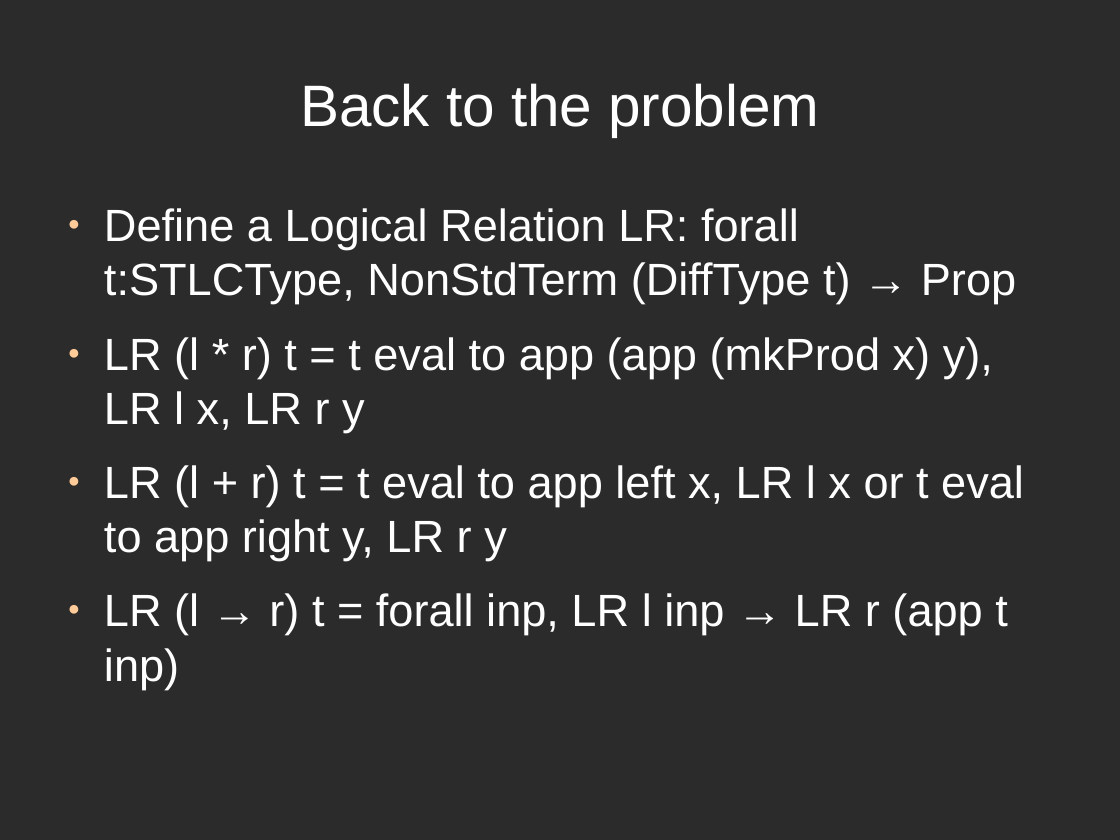
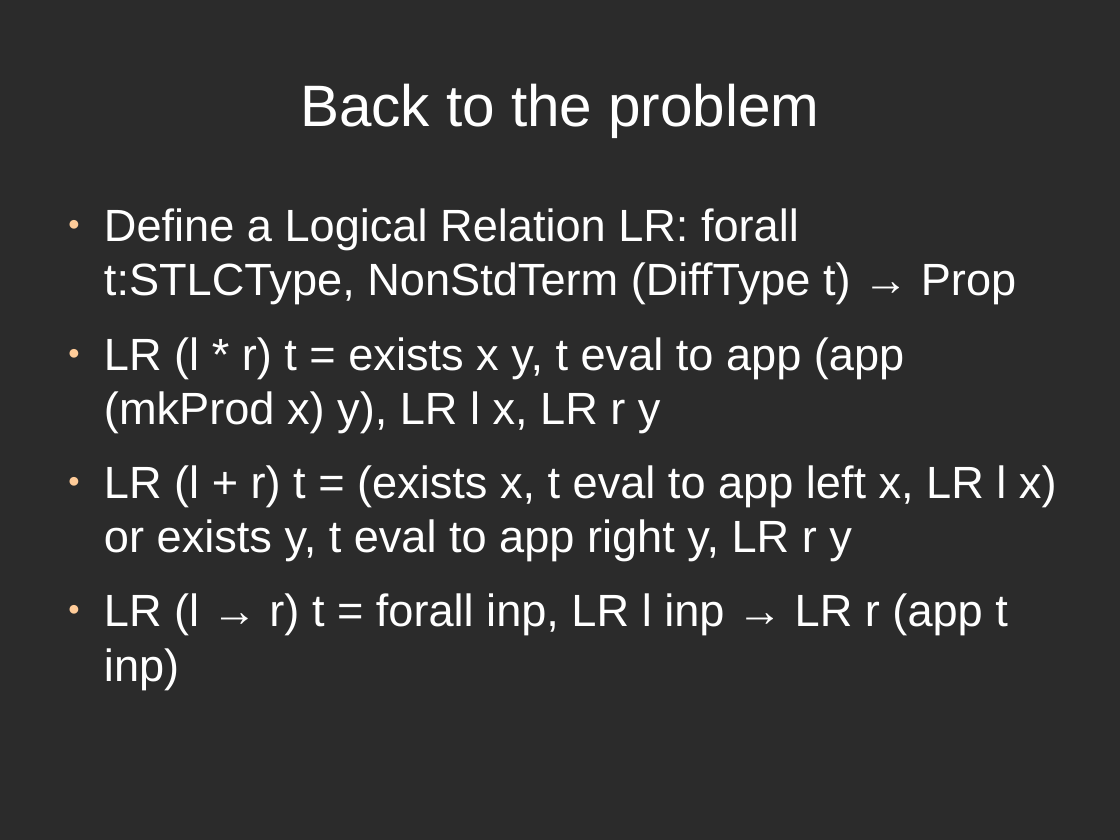
Before and after one commit to ThoughtWorksInc/DeepDarkFantasy, a slide deck: slide 13 of Talk.odp (slide 12 before the commit). Drawn at 1120x840 pixels with LibreOffice and Linux fonts; fonts in the diff are those of the drawing; background and template pictures are left out; a plain dark background stands for a picture behind light text. Boxes give left, top, right and bottom in pixels: in the first picture for what was removed or moved away, otherwise in the second. Text is boxed around its words. In the diff, an @@ line names an element or a change of style, - is before the commit and + after.

```diff
--- a/Talk.odp
+++ b/Talk.odp
@@ text at [104,337,1057,561]: text changed @@
-● LR (l * r) t = t eval to app (app (mkProd x) y), LR l x, LR r y
-● LR (l + r) t = t eval to app left x, LR l x or t eval to app right y, LR r y
+● LR (l * r) t = exists x y, t eval to app (app (mkProd x) y), LR l x, LR r y
+● LR (l + r) t = (exists x, t eval to app left x, LR l x) or exists y, t eval to app right y, LR r y
```
Also in this commit, not shown: 17 other slides changed, 1 slide added, 1 slide removed.
